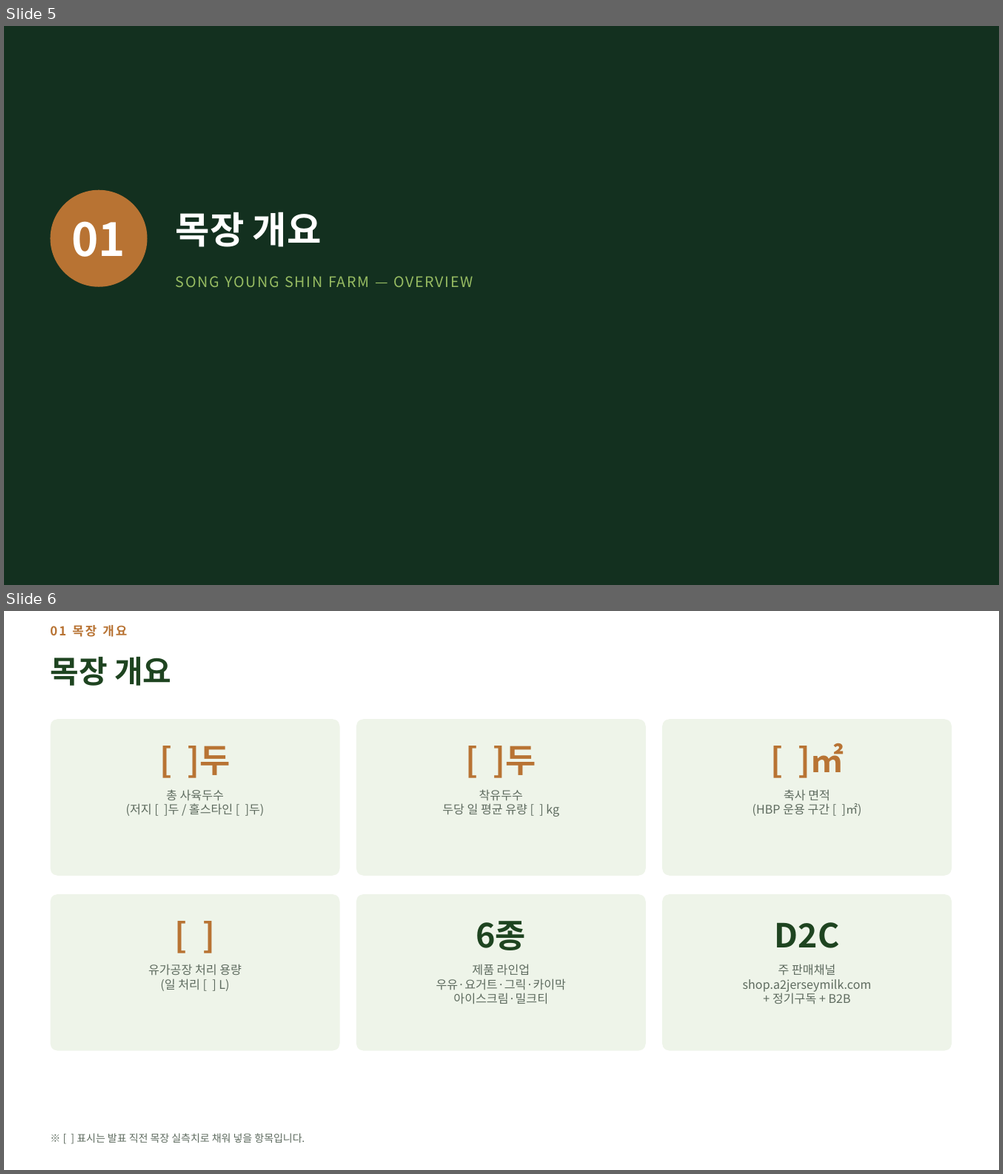
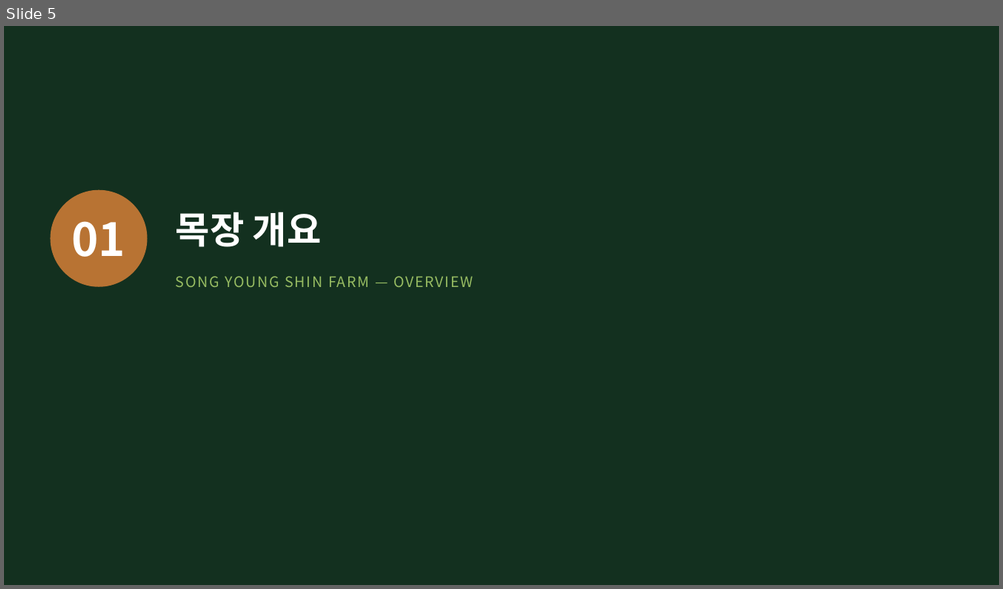
Before and after one commit to hhj3150/Dr-Ha--agent, a slide deck: deliverables/2026-08-10-nias-seminar/저지종_유가공목장_운영_현장사례.pptx. Shown one above the other, each under a label of ours: slides 5 and 6 before the commit, slide 5 after it. The pictures are 1003x1174 and 1003x589 pixels, drawn with LibreOffice and Linux fonts; fonts in the diff are those of the drawing. Boxes give left, top, right and bottom in pixels: in the first picture for what was removed or moved away, otherwise in the second. Text is boxed around its words. In the diff, an @@ line names an element or a change of style, - is before the commit and + after.

```diff
--- a/deliverables/2026-08-10-nias-seminar/저지종_유가공목장_운영_현장사례.pptx
+++ b/deliverables/2026-08-10-nias-seminar/저지종_유가공목장_운영_현장사례.pptx
@@ slide 6 removed at (4,611,999,1170), background #FFFFFF @@
@@ text removed at (50,625,127,637) @@
-01 목장 개요
@@ text removed at (50,656,171,686) @@
-목장 개요
@@ rounded rectangle removed at (51,719,340,876) @@
@@ rounded rectangle removed at (356,719,646,876) @@
@@ rounded rectangle removed at (662,719,951,876) @@
@@ text removed at (797,743,843,778) @@
-[ ]㎡
@@ text removed at (188,746,230,778) @@
-[ ]두
@@ text removed at (493,746,536,778) @@
-[ ]두
@@ text removed at (126,789,264,816) @@
-총 사육두수
-(저지 [ ]두 / 홀스타인 [ ]두)
@@ text removed at (442,789,559,817) @@
-착유두수
-두당 일 평균 유량 [ ] kg
@@ text removed at (752,789,862,816) @@
-축사 면적
-(HBP 운용 구간 [ ]㎡)
@@ rounded rectangle removed at (51,894,340,1051) @@
@@ rounded rectangle removed at (356,894,646,1051) @@
@@ rounded rectangle removed at (662,894,951,1051) @@
@@ text removed at (51,908,340,962) @@
-[ ]
@@ text removed at (475,921,526,951) @@
-6종
@@ text removed at (774,923,839,948) @@
-D2C
@@ text removed at (148,964,242,991) @@
-유가공장 처리 용량
-(일 처리 [ ] L)
@@ text removed at (436,964,566,1004) @@
-제품 라인업
-우유·요거트·그릭·카이막
-아이스크림·밀크티
@@ text removed at (743,964,871,1005) @@
-주 판매채널
-shop.a2jerseymilk.com
-+ 정기구독 + B2B
@@ text removed at (77,1133,304,1143) @@
-※ [ ] 표시는 발표 직전 목장 실측치로 채워 넣을 항목입니다.
```
Also in this commit, not shown: 3 slides changed, 1 slide added, 3 other files.
